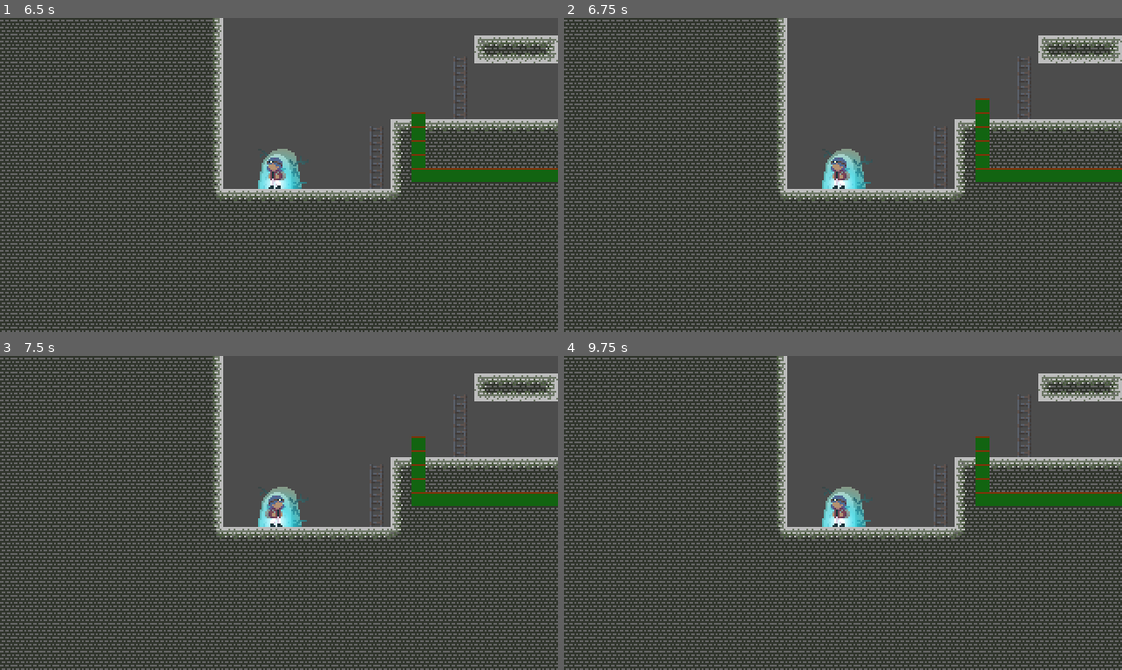
Above: before the commit, frames 1-4 (two rows, left to right).
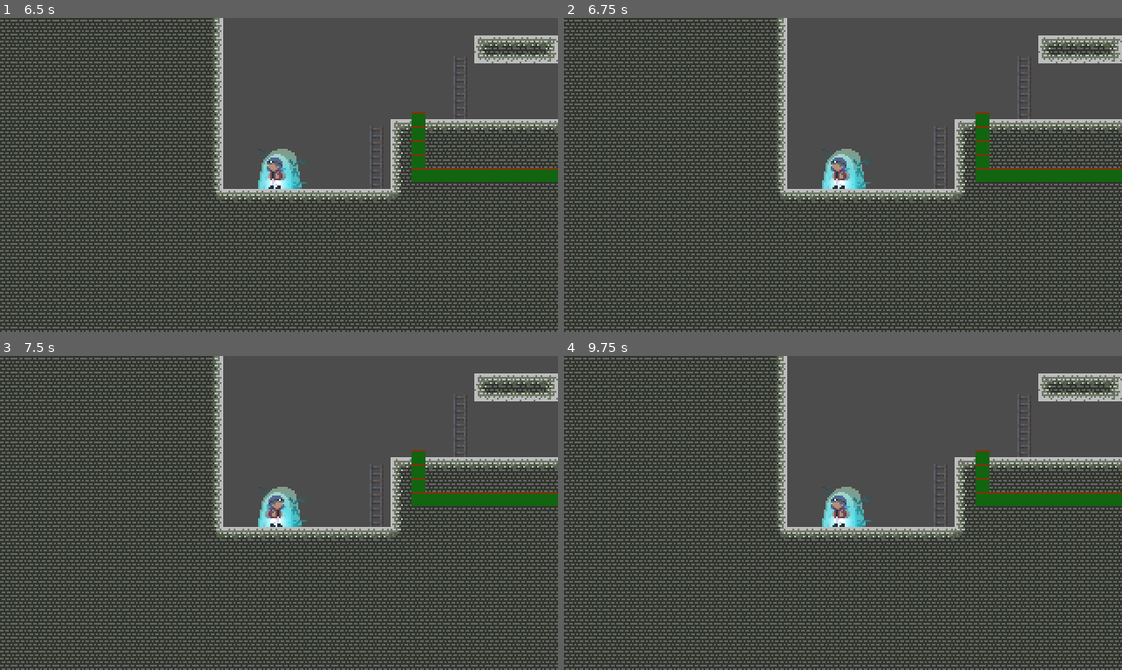
Above: after the commit, the same moments.

Repository: F-P-S-B/ggj-2023-roots
Game: Godot game, scene res://Levels/LVL1.tscn
The game is run twice, just before and just after one commit, with the same random seed, the same clock (stepped at 60 frames per second) and the same inputs. This scene is started directly instead of the project's main scene. The engine's default icon, where the game draws it, is replaced by a stand-in: a white triangle on a blue panel in a dark square.
Inputs:
- Up to frame 1 (6.5 s): tap Enter at 0.5 s; hold Right (move_right) 0.53-2.03 s; tap Shift (dash) at 0.6, 1.35, 2.3, 3.05, 3.8, 4.35, 5.1, 6.05 s; tap Space (jump) at 0.77, 1.52, 3.02, 3.77, 4.52, 6.02 s; tap R (reset) at 1.25, 2, 2.75, 3.5, 4.15, 4.25 s; hold Left (move_left) 2.03-2.78 s; tap X (interact) at 2.1, 5.85 s; hold Right (move_right) 2.78-4.28 s; tap Tab at 2.85 s; hold Backspace 3.53-4.28 s; hold Left (move_left) 4.28-5.03 s; hold Right (move_right) 5.03-5.78 s; hold Left (move_left) from 5.78 s (still down)
- Up to frame 2 (6.75 s): keep holding Left (move_left); hold Tab from 6.53 s (still down)
- Up to frame 3 (7.5 s): tap Space (jump) at 6.77 s; tap Shift (dash) at 6.8 s; release Left (move_left) at 7.28 s; release Tab at 7.28 s; hold Right (move_right) from 7.28 s (still down); tap Backspace at 7.35 s
- Up to frame 4 (9.75 s): tap Space (jump) at 7.52, 9.02 s; tap Shift (dash) at 7.55, 8.1, 8.85 s; release Right (move_right) at 9.53 s; hold Left (move_left) from 9.53 s (still down); tap X (interact) at 9.6 s

Frame 1 is identical in both runs. In frame 2, 0.1% of the frame differs, in the area x 73-77%, y 25-30%; in frame 3, 0.1%; in frame 4, 0.1%.

Commit message:
Finish LVL1

Diff:
--- a/Levels/LVL1.tscn
+++ b/Levels/LVL1.tscn
@@ -1,57 +1,61 @@
-[gd_scene load_steps=7 format=2]
+[gd_scene load_steps=9 format=2]
 
-[ext_resource path="res://assets/LevelElements/Tilemaps/TilesConcrete.tscn" type="PackedScene" id=1]
-[ext_resource path="res://player/Player_n.tscn" type="PackedScene" id=2]
-[ext_resource path="res://assets/LevelElements/Ladder/Ladder.tscn" type="PackedScene" id=3]
-[ext_resource path="res://assets/LevelElements/Stele.tscn" type="PackedScene" id=4]
+[ext_resource path="res://assets/LevelElements/LevelChange/LevelChange.tscn" type="PackedScene" id=1]
+[ext_resource path="res://assets/LevelElements/Ladder/Ladder.tscn" type="PackedScene" id=2]
+[ext_resource path="res://player/Player_n.tscn" type="PackedScene" id=3]
+[ext_resource path="res://assets/LevelElements/Tilemaps/TilesConcrete.tscn" type="PackedScene" id=4]
 [ext_resource path="res://Roots/RootTile.tscn" type="PackedScene" id=5]
-[ext_resource path="res://assets/LevelElements/LevelChange/LevelChange.tscn" type="PackedScene" id=6]
+[ext_resource path="res://assets/LevelElements/Stele.tscn" type="PackedScene" id=6]
+[ext_resource path="res://assets/LevelElements/Tilemaps/TilesInfected.tscn" type="PackedScene" id=7]
+
+[sub_resource type="RectangleShape2D" id=1]
+extents = Vector2( 24, 8 )
 
 [node name="Node2D" type="Node2D"]
 
-[node name="Ladder" parent="." instance=ExtResource( 3 )]
+[node name="Ladder" parent="." instance=ExtResource( 2 )]
 position = Vector2( 240, 96 )
 
-[node name="Ladder2" parent="." instance=ExtResource( 3 )]
+[node name="Ladder2" parent="." instance=ExtResource( 2 )]
 position = Vector2( 240, 88 )
 
-[node name="Ladder3" parent="." instance=ExtResource( 3 )]
+[node name="Ladder3" parent="." instance=ExtResource( 2 )]
 position = Vector2( 240, 80 )
 
-[node name="Ladder4" parent="." instance=ExtResource( 3 )]
+[node name="Ladder4" parent="." instance=ExtResource( 2 )]
 position = Vector2( 240, 72 )
 
-[node name="Ladder5" parent="." instance=ExtResource( 3 )]
+[node name="Ladder5" parent="." instance=ExtResource( 2 )]
 position = Vector2( 240, 64 )
 
-[node name="Ladder6" parent="." instance=ExtResource( 3 )]
+[node name="Ladder6" parent="." instance=ExtResource( 2 )]
 position = Vector2( 288, 56 )
 
-[node name="Ladder7" parent="." instance=ExtResource( 3 )]
+[node name="Ladder7" parent="." instance=ExtResource( 2 )]
 position = Vector2( 288, 48 )
 
-[node name="Ladder8" parent="." instance=ExtResource( 3 )]
+[node name="Ladder8" parent="." instance=ExtResource( 2 )]
 position = Vector2( 288, 40 )
 
-[node name="Ladder9" parent="." instance=ExtResource( 3 )]
+[node name="Ladder9" parent="." instance=ExtResource( 2 )]
 position = Vector2( 288, 32 )
 
-[node name="Ladder10" parent="." instance=ExtResource( 3 )]
+[node name="Ladder10" parent="." instance=ExtResource( 2 )]
 position = Vector2( 288, 24 )
 
-[node name="Stele" parent="." instance=ExtResource( 4 )]
+[node name="Stele" parent="." instance=ExtResource( 6 )]
 position = Vector2( 184, 88 )
 
-[node name="LevelChange" parent="." instance=ExtResource( 6 )]
+[node name="LevelChange" parent="." instance=ExtResource( 1 )]
 position = Vector2( 416, 0 )
 
-[node name="LevelChange2" parent="." instance=ExtResource( 6 )]
+[node name="LevelChange2" parent="." instance=ExtResource( 1 )]
 position = Vector2( 416, 0 )
 
-[node name="Player_1" parent="." instance=ExtResource( 2 )]
+[node name="Player_2" parent="." instance=ExtResource( 3 )]
 position = Vector2( 184, 88 )
 
-[node name="TilesConcrete" parent="." instance=ExtResource( 1 )]
+[node name="TilesConcrete" parent="." instance=ExtResource( 4 )]
 position = Vector2( 24, 0 )
 tile_data = PoolIntArray( -1245185, 0, 0, -1310720, 0, 1, -1310719, 0, 1, -1310718, 0, 1, -1310717, 0, 1, -1310716, 0,  …(35202 unchanged characters)…
 
@@ -165,3 +169,13 @@
 
 [node name="RootTile37" parent="." instance=ExtResource( 5 )]
 position = Vector2( 368, -64 )
+platform_path = "../Platform"
+
+[node name="Platform" type="KinematicBody2D" parent="."]
+
+[node name="CollisionShape2D" type="CollisionShape2D" parent="Platform"]
+position = Vector2( 368, -62 )
+shape = SubResource( 1 )
+
+[node name="TilesInfected" parent="Platform" instance=ExtResource( 7 )]
+tile_data = PoolIntArray( -589781, 0, 0, -589780, 0, 1, -589779, 0, 1, -589778, 0, 1, -589777, 0, 1, -589776, 0, 2, -524245, 0, 131072, -524244, 0, 131073, -524243, 0, 131073, -524242, 0, 131073, -524241, 0, 131073, -524240, 0, 131074 )
--- a/Roots/RootTile.gd
+++ b/Roots/RootTile.gd
@@ -1,5 +1,5 @@
 extends KinematicBody2D
-var platform_path := ""
+export var platform_path := ""
 var pred : KinematicBody2D = null
 var next : KinematicBody2D = null
 var platform : KinematicBody2D = null
--- a/project.godot
+++ b/project.godot
@@ -57,14 +57,14 @@
 , Object(InputEventKey,"resource_local_to_scene":false,"resource_name":"","device":0,"alt":false,"shift":false,"control":false,"meta":false,"command":false,"pressed":false,"scancode":0,"physical_scancode":67,"unicode":0,"echo":false,"script":null)
  ]
 }
+dash={
+"deadzone": 0.5,
+"events": [ Object(InputEventKey,"resource_local_to_scene":false,"resource_name":"","device":0,"alt":false,"shift":false,"control":false,"meta":false,"command":false,"pressed":false,"scancode":0,"physical_scancode":16777237,"unicode":0,"echo":false,"script":null)
+ ]
+}
 toggle_menu={
 "deadzone": 0.5,
 "events": [ Object(InputEventKey,"resource_local_to_scene":false,"resource_name":"","device":0,"alt":false,"shift":false,"control":false,"meta":false,"command":false,"pressed":false,"scancode":0,"physical_scancode":59,"unicode":0,"echo":false,"script":null)
- ]
-}
-dash={
-"deadzone": 0.5,
-"events": [ Object(InputEventKey,"resource_local_to_scene":false,"resource_name":"","device":0,"alt":false,"shift":false,"control":false,"meta":false,"command":false,"pressed":false,"scancode":0,"physical_scancode":16777237,"unicode":0,"echo":false,"script":null)
  ]
 }
 super_jump={
@@ -77,12 +77,12 @@
 "events": [ Object(InputEventKey,"resource_local_to_scene":false,"resource_name":"","device":0,"alt":false,"shift":false,"control":false,"meta":false,"command":false,"pressed":false,"scancode":0,"physical_scancode":88,"unicode":0,"echo":false,"script":null)
  ]
 }
-resest={
+reset={
 "deadzone": 0.5,
 "events": [ Object(InputEventKey,"resource_local_to_scene":false,"resource_name":"","device":0,"alt":false,"shift":false,"control":false,"meta":false,"command":false,"pressed":false,"scancode":0,"physical_scancode":82,"unicode":0,"echo":false,"script":null)
  ]
 }
-reset={
+resest={
 "deadzone": 0.5,
 "events": [ Object(InputEventKey,"resource_local_to_scene":false,"resource_name":"","device":0,"alt":false,"shift":false,"control":false,"meta":false,"command":false,"pressed":false,"scancode":0,"physical_scancode":82,"unicode":0,"echo":false,"script":null)
  ]
